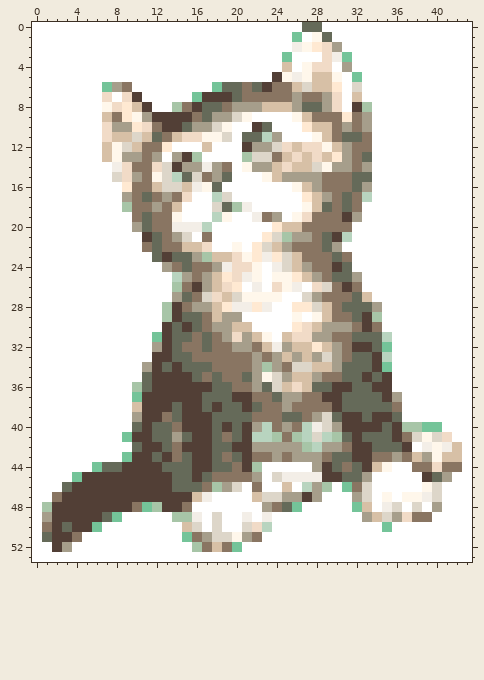
Edited in one commit: pixel-art sprite (smiley_pack/icons/animals/cat.gif). The first picture shows the starting point.
The file is 44x54 pixels. Colours within 5 levels of each other are drawn and written as one.
New version:
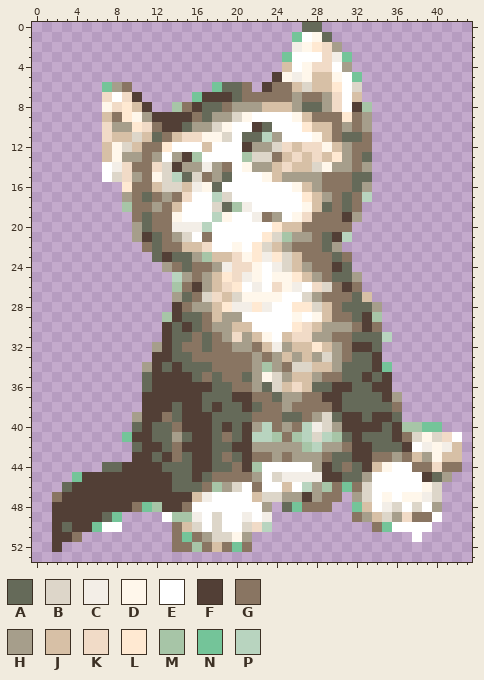
Palette (. is transparent): A #656a59  B #ddd6c9  C #f3eee7  D #fff7eb  E #ffffff  F #523f36  G #897562  H #a69e8b  J #d7c0a6  K #f1dbc7  L #ffe9d2  M #a7c5a7  N #74c499  P #b8d4bf
What changed:
Changed rows in their new state; - is an unchanged pixel.
first column x 0:
 0 ...........................--...............
 1 ..........................----..............
 2 ..........................-----.............
 3 .........................-------............
 4 .........................-------............
 5 ........................---------...........
 6 .......---........----.----------...........
 7 .......----.....-----------------...........
 8 .......-----..--------------------..........
 9 .......---------------------------..........
10 .......---------------------------..........
11 .......---------------------------..........
12 .......---------------------------..........
13 .......---------------------------..........
14 .......---------------------------..........
15 .......---------------------------..........
16 .........-------------------------..........
17 .........-------------------------..........
18 .........------------------------...........
19 ..........-----------------------...........
20 ..........----------------------............
21 ..........H---------------------............
22 ...........--------------------.............
23 ............--------------------............
24 .............-------------------............
25 ..............-------------------...........
26 ..............-------------------...........
27 ..............--------------------..........
28 ..............---------------------.........
29 .............----------------------.........
30 .............----------------------.........
31 .............-----------------------........
32 ............-----------------------.........
33 ............-----------------------.........
34 ...........-------------------------........
35 ...........-------------------------........
36 ...........-------------------------........
37 ...........--------------------------.......
38 ...........--------------------------.......
39 ..........---------------------------.......
40 ..........-------------------------------...
41 .........----------------------------------.
42 ..........---------------------------------.
43 ..........---------------------------------.
44 .......------------------------------------.
45 ....--------------------------------------..
46 ...---------------------------G----------...
47 ..---------------------------GG.---------...
48 ..----------------------.--GGG..---------...
49 ..-------....-----------........G--------...
50 ..-------.....G---------..........G-----....
51 ..---.........G-------................-.....
52 ..-...........GG-----G......................
53 ............................................
Pixel boxes of the changes (left, top, right, bottom) in both pictures:
changed: (32, 22, 472, 562)
